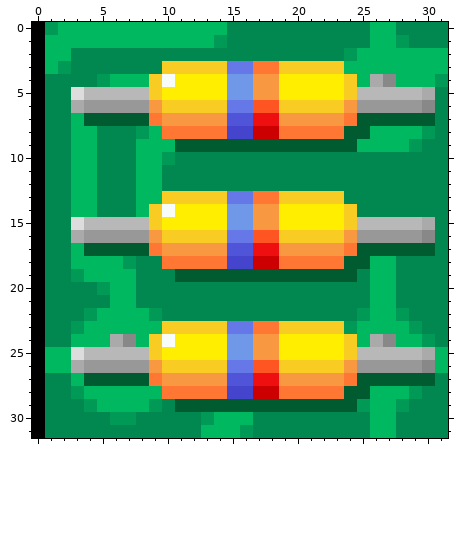
Pixel-art sprite -- src/assets/images/a3.png. This is how it looked before the edit.
The file is 32x32 pixels.
Once edited:
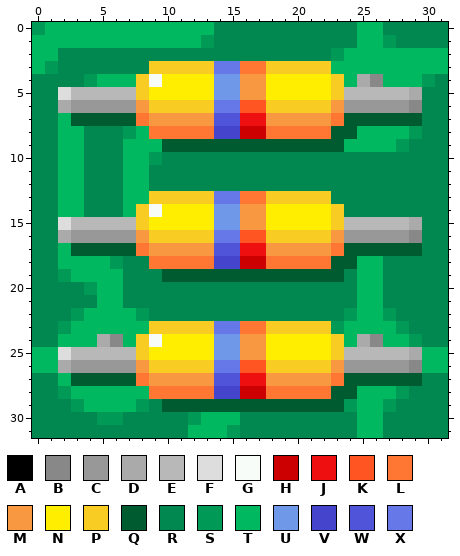
Palette (. is transparent): A #000000  B #888888  C #989898  D #aaaaaa  E #b8b8b8  F #dddddd  G #f8fcf8  H #cc0000  J #ee1010  K #ff5522  L #ff7733  M #f89840  N #ffee00  P #f8cc22  Q #005c30  R #008850  S #009955  T #00b860  U #7098e8  V #4444cc  W #5054d8  X #6677e8
From old to new:
y 0: x 0..1 AS -> ST; x 14 T -> R; x 25 R -> T; x 27 T -> R
y 1: x 0 A -> T; x 13..14 TS -> SR; x 25 R -> T; x 27..28 TS -> SR
y 2: x 0 A -> T; x 2 T -> R; x 23..24 RS -> ST
y 3: x 0..2 ATS -> TSR; x 9 R -> P; x 14 P -> X; x 16 X -> L; x 18 L -> P; x 23 P -> T
y 4: x 0 A -> R; x 4..5 RS -> ST; x 8..10 TPG -> PGN; x 14 N -> U; x 16 U -> M; x 18 M -> N; x 23..27 NPTDB -> PTDBT; x 30..31 TS -> SR
y 5: x 0 A -> R; x 2..3 RF -> FE; x 8..9 EP -> PN; x 14 N -> U; x 16 U -> M; x 18 M -> N; x 23..24 NP -> PE; x 29..30 ED -> DR
y 6: x 0 A -> R; x 2..3 RD -> DC; x 8..9 CM -> MP; x 14 P -> X; x 16 X -> K; x 18 K -> P; x 23..24 PM -> MC; x 29..30 CB -> BR
y 7: x 0 A -> R; x 2..3 RT -> TQ; x 8..9 QL -> LM; x 14 M -> W; x 16 W -> J; x 18 J -> M; x 23..24 ML -> LQ; x 30 Q -> R
y 8: x 0 A -> R; x 2 R -> T; x 4 T -> R; x 7..9 RST -> STL; x 14 L -> V; x 16 V -> H; x 18 H -> L; x 23 L -> Q; x 25 Q -> T; x 29..30 TS -> SR
y 9: x 0 A -> R; x 2 R -> T; x 4 T -> R; x 7 R -> T; x 10 T -> Q; x 24 Q -> T; x 28..29 TS -> SR
y 10: x 0 A -> R; x 2 R -> T; x 4 T -> R; x 7 R -> T; x 9..10 TS -> SR
y 11..12: x 0 A -> R; x 2 R -> T; x 4 T -> R; x 7 R -> T; x 9 T -> R
y 13: x 0 A -> R; x 2 R -> T; x 4 T -> R; x 7 R -> T; x 9 T -> P; x 14 P -> X; x 16 X -> L; x 18 L -> P; x 23 P -> R
y 14: x 0 A -> R; x 2 R -> T; x 4 T -> R; x 7..10 RTPG -> TPGN; x 14 N -> U; x 16 U -> M; x 18 M -> N; x 23..24 NP -> PR
y 15: x 0 A -> R; x 2..3 RF -> FE; x 8..9 EP -> PN; x 14 N -> U; x 16 U -> M; x 18 M -> N; x 23..24 NP -> PE; x 29..30 ED -> DR
y 16: x 0 A -> R; x 2..3 RD -> DC; x 8..9 CM -> MP; x 14 P -> X; x 16 X -> K; x 18 K -> P; x 23..24 PM -> MC; x 29..30 CB -> BR
y 17: x 0 A -> R; x 2..3 RT -> TQ; x 8..9 QL -> LM; x 14 M -> W; x 16 W -> J; x 18 J -> M; x 23..24 ML -> LQ; x 30 Q -> R
y 18: x 0 A -> R; x 2 R -> T; x 6..7 TS -> SR; x 9 R -> L; x 14 L -> V; x 16 V -> H; x 18 H -> L; x 23 L -> Q; x 25 Q -> T; x 27 T -> R
y 19: x 0 A -> R; x 2..3 RS -> ST; x 7 T -> R; x 10 R -> Q; x 24..25 QR -> RT; x 27 T -> R
y 20: x 0 A -> R; x 4..5 RS -> ST; x 7 T -> R; x 25 R -> T; x 27 T -> R
y 21: x 0 A -> R; x 5 R -> T; x 7 T -> R; x 25 R -> T; x 27 T -> R
y 22: x 0 A -> R; x 3..4 RS -> ST; x 8..9 TS -> SR; x 24..25 RS -> ST; x 27..28 TS -> SR
y 23: x 0 A -> R; x 2..3 RS -> ST; x 9 T -> P; x 14 P -> X; x 16 X -> L; x 18 L -> P; x 23..24 PS -> ST; x 28..29 TS -> SR
y 24: x 0 A -> R; x 2 R -> T; x 5..10 TDBTPG -> DBTPGN; x 14 N -> U; x 16 U -> M; x 18 M -> N; x 23..27 NPTDB -> PTDBT; x 29..30 TS -> SR
y 25: x 0 A -> T; x 2..3 TF -> FE; x 8..9 EP -> PN; x 14 N -> U; x 16 U -> M; x 18 M -> N; x 23..24 NP -> PE; x 29..30 ED -> DT
y 26: x 0 A -> T; x 2..3 TD -> DC; x 8..9 CM -> MP; x 14 P -> X; x 16 X -> K; x 18 K -> P; x 23..24 PM -> MC; x 29..30 CB -> BT
y 27: x 0 A -> R; x 2..3 RT -> TQ; x 8..9 QL -> LM; x 14 M -> W; x 16 W -> J; x 18 J -> M; x 23..24 ML -> LQ; x 30 Q -> R
y 28: x 0 A -> R; x 2..3 RS -> ST; x 9 T -> L; x 14 L -> V; x 16 V -> H; x 18 H -> L; x 23 L -> Q; x 25 Q -> T; x 28..29 TS -> SR
y 29: x 0 A -> R; x 3..4 RS -> ST; x 8..10 TSR -> SRQ; x 24..25 QS -> ST; x 27..28 TS -> SR
y 30: x 0 A -> R; x 5 R -> S; x 7 S -> R; x 12..13 RS -> ST; x 16 T -> R; x 25 R -> T; x 27 T -> R
y 31: x 0 A -> R; x 12 R -> T; x 15..16 TS -> SR; x 25 R -> T; x 27 T -> R
Changed places in both pictures, as pixel boxes (x1, y1, x2, y2):
changed: (32, 22, 448, 438)
